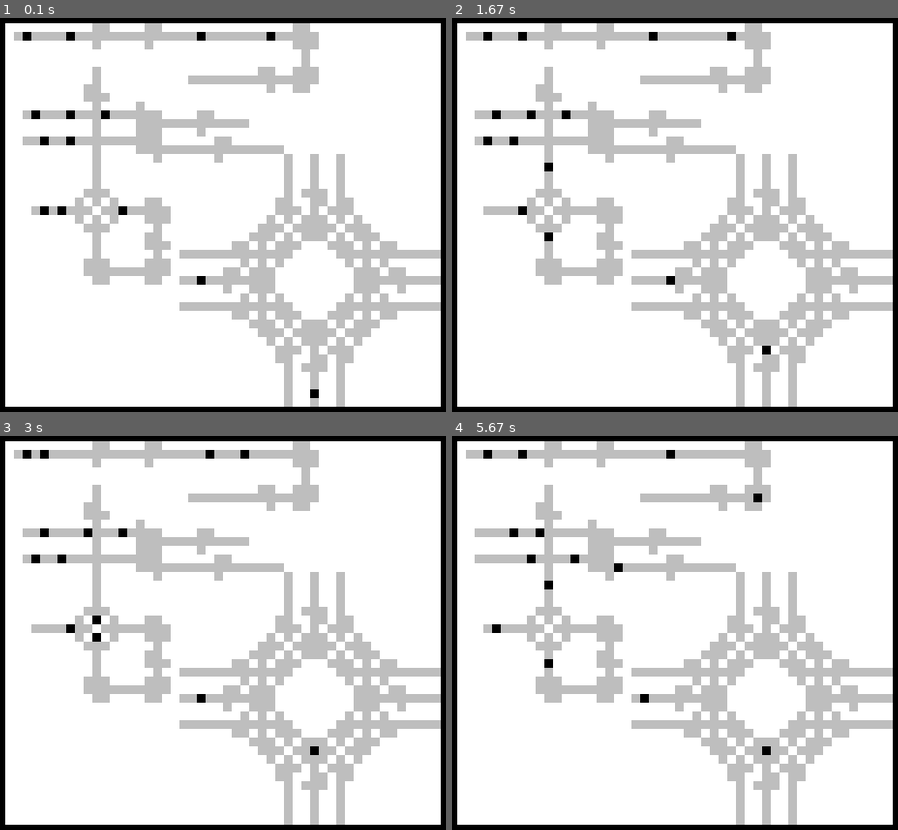
Above: before the commit, frames 1-4 (two rows, left to right).
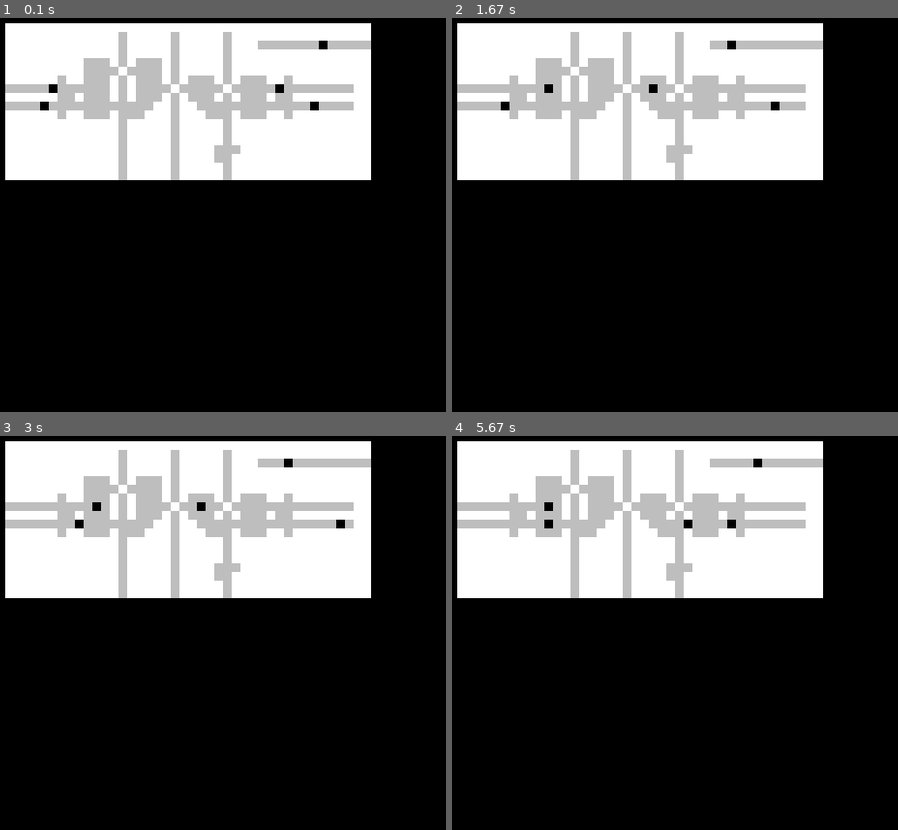
Above: after the commit, the same moments.

Repository: timo/brownomat
Game: pygame game, started from pygamefe.py
Two runs of this game, one before a commit and one after it. Both use one fixed random seed, a clock stepped at 60 frames per second and the inputs below. The source is Python 2; it was converted automatically to run under Python 3.
Inputs:
- Up to frame 1 (0.1 s): no input
- Up to frame 2 (1.67 s): no input
- Up to frame 3 (3 s): no input
- Up to frame 4 (5.67 s): no input

The runs differ from the first frame. In frame 1, 74% of the frame differs, in the area x 1-99%, y 1-99%; in frame 2, 74%; in frame 3, 74%; in frame 4, 74%.

Commit message:
split "setup_field" from PyGameFrontend.__init__.

Diff:
--- a/pygamefe.py
+++ b/pygamefe.py
@@ -176,8 +176,10 @@
     def __init__(self):
         pygame.display.init()
         self.screen = pygame.display.set_mode((800, 600))
-        self.field = field.Field(data=testfielddata)
-        self.field.read_data(c22join, offset=(20, 15))
+        self.setup_field()
+
+    def setup_field(self):
+        self.field = field.Field(data=xor_drjoin)
         self.renderer = PyGameSurfaceRenderer()
         self.field.attach_renderer(self.renderer)
 
